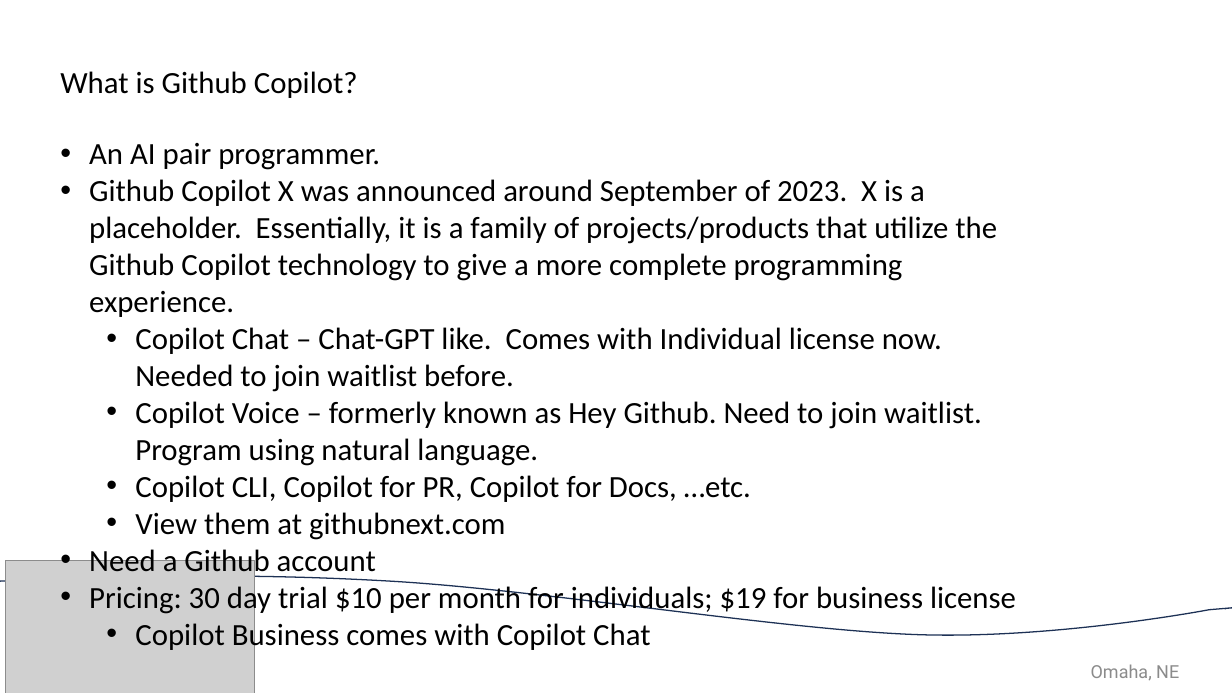
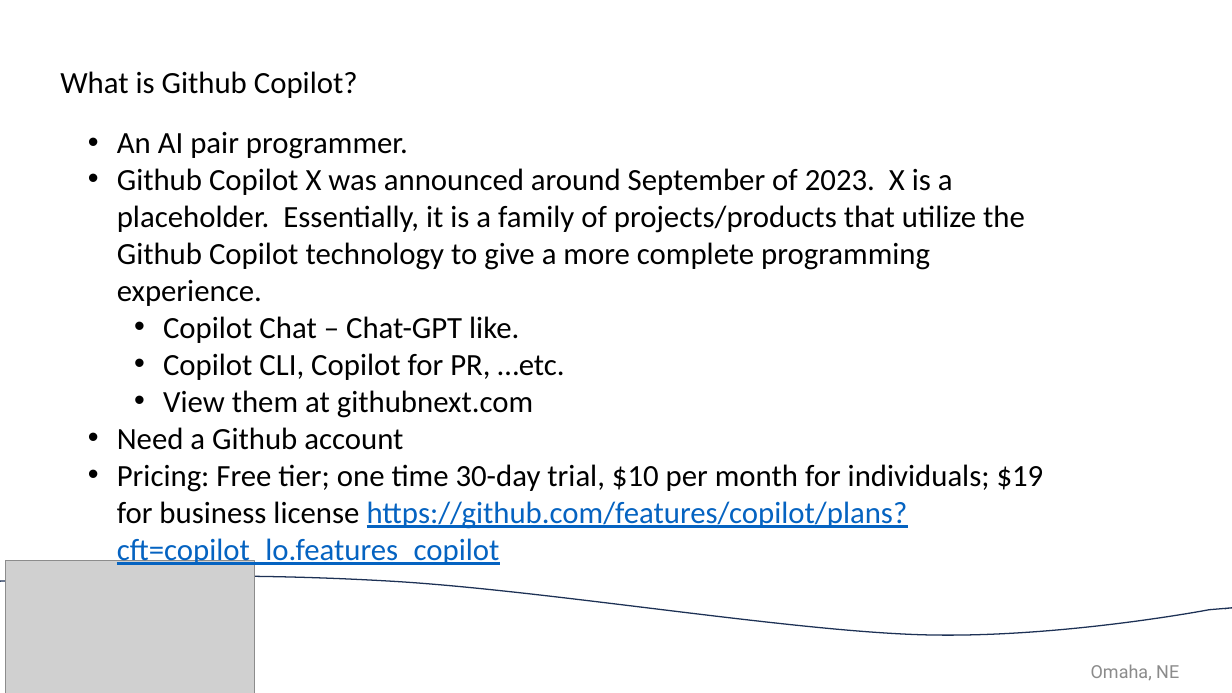
Before and after one commit to knittingguy/copilot_demo, a slide deck: slide 4 of CFWT 23 brand_deck (1) updated.pptx. Drawn at 1232x693 pixels with LibreOffice and Linux fonts; fonts in the diff are those of the drawing; grey boxes stand for pictures; background and template pictures are left out. Boxes give left, top, right and bottom in pixels: in the first picture for what was removed or moved away, otherwise in the second. Text is boxed around its words. In the diff, an @@ line names an element or a change of style, - is before the commit and + after.

```diff
--- a/CFWT 23 brand_deck (1) updated.pptx
+++ b/CFWT 23 brand_deck (1) updated.pptx
@@ text "An AI pair programmer.": place and size @@
-text "An AI pair programmer." at [89, 143, 1016, 653]
+text "An AI pair programmer." at [117, 132, 1044, 568]
@@ text at [163, 316, 565, 380]: text changed @@
-  • Copilot Chat – Chat-GPT like. Comes with Individual license now. Needed to join waitlist before.
-  • Copilot Voice – formerly known as Hey Github. Need to join waitlist. Program using natural language.
-  • Copilot CLI, Copilot for PR, Copilot for Docs, …etc.
+  • Copilot Chat – Chat-GPT like.
+  • Copilot CLI, Copilot for PR, …etc.
@@ text at [117, 464, 1044, 568]: text changed @@
-• Pricing: 30 day trial $10 per month for individuals; $19 for business license
-  • Copilot Business comes with Copilot Chat
+• Pricing: Free tier; one time 30-day trial, $10 per month for individuals; $19 for business license https://github.com/features/copilot/plans?cft=copilot_lo.features_copilot
```
Also in this commit, not shown: 2 other slides changed, 2 slides added, 1 slide removed, 15 other files.
